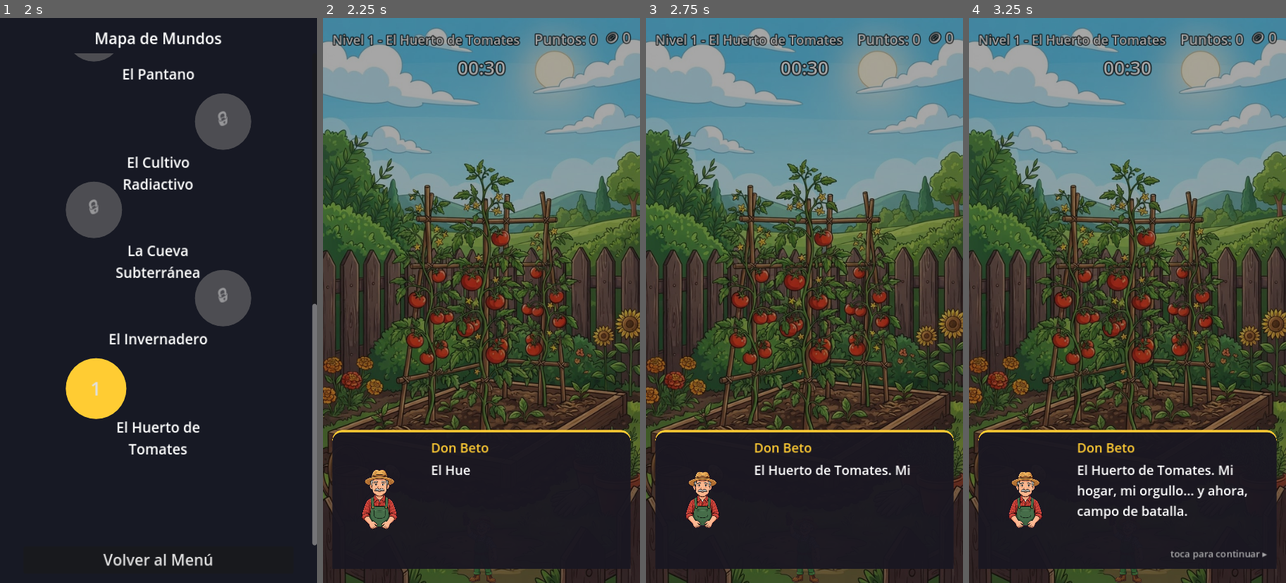
Above: before the commit, frames 1-4 (left to right).
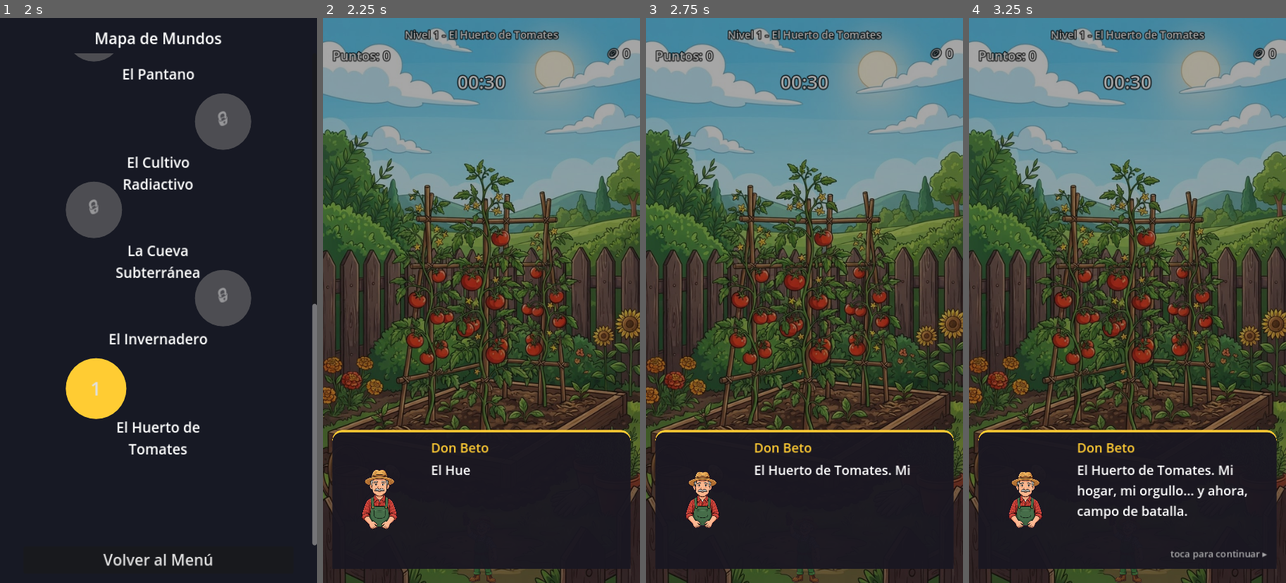
Above: after the commit, the same moments.

Repository: Nitanzw/Mikumemoria
Game: Godot game, scene res://scenes/story/story_intro.tscn
The game is run twice, just before and just after one commit, with the same random seed, the same clock (stepped at 60 frames per second) and the same inputs.
Inputs (mouse positions are in pixels of both pictures, inside the frame that each line leads up to):
- Up to frame 1 (2 s): click "Saltar ▸" at 0.5 s; click "Jugar" at 1.25 s
- Up to frame 2 (2.25 s): click "1" at 2 s
- Up to frame 3 (2.75 s): no input
- Up to frame 4 (3.25 s): move the mouse to (1197, 272) at 2.77 s; click (1197, 272) at 2.92 s

Frame 1 is identical in both runs. In frame 2, 2.6% of the frame differs, in the area x 2-98%, y 2-13%; in frame 3, 2.6%; in frame 4, 2.6%.

Commit message:
Ajustar a pantalla completa y agregar feedback de golpe
Ajuste a pantalla: stretch/aspect pasa de "keep" a "expand". Con "keep",
en un celular 19.5:9 el viewport de diseño (540x960, 9:16) quedaba
letterboxeado con franjas negras arriba y abajo. Como con "expand" el
viewport crece en alto, el fondo y Don Beto ya no pueden estar en
coordenadas fijas: _setup_background() escala el fondo en modo "cover"
contra el viewport real y reubica a Don Beto contra el borde de abajo.

HUD: el nombre del nivel se iba de los 540px al compartir fila con
puntos y monedas. Ahora va en su propia línea centrada, y debajo una
fila con puntos (izquierda) y monedas (derecha). El clip_text en el
label de monedas le dejaba el ancho mínimo en 0 dentro del HBox y lo
aplastaba contra el borde, así que se sacó.

Feedback de golpe (pedido al testear):
- WeaponStrike: el arma equipada baja, se achata en el impacto y se
  levanta en el punto del tap. El sprite sale de WeaponSystem, así que
  siempre se ve el arma realmente equipada, escalada según su radio.
- SplatEffect: salpicadura con gotas al aplastar un insecto, dibujada
  con _draw() y coloreada según Insect.SPLAT_COLORS por tipo de bicho.
- SFX "splat" (CC0 de Kenney, impactSoft) al morir un insecto.

WeaponStrike.play() resuelve su Sprite2D a mano si @onready todavía no
corrió, en vez de romper con un acceso sobre null.

Diff:
--- a/project.godot
+++ b/project.godot
@@ -36,7 +36,7 @@
 window/size/viewport_width=540
 window/size/viewport_height=960
 window/stretch/mode="canvas_items"
-window/stretch/aspect="keep"
+window/stretch/aspect="expand"
 window/handheld/orientation=1
 window/energy_saving/keep_screen_on=true
 
--- /dev/null
+++ b/scenes/effects/splat_effect.tscn
@@ -0,0 +1,7 @@
+[gd_scene load_steps=2 format=3]
+
+[ext_resource type="Script" path="res://scripts/effects/splat_effect.gd" id="1"]
+
+[node name="SplatEffect" type="Node2D"]
+z_index = 5
+script = ExtResource("1")
--- /dev/null
+++ b/scenes/effects/weapon_strike.tscn
@@ -0,0 +1,9 @@
+[gd_scene load_steps=2 format=3]
+
+[ext_resource type="Script" path="res://scripts/effects/weapon_strike.gd" id="1"]
+
+[node name="WeaponStrike" type="Node2D"]
+z_index = 12
+script = ExtResource("1")
+
+[node name="Sprite2D" type="Sprite2D" parent="."]
--- a/scenes/ui/hud.tscn
+++ b/scenes/ui/hud.tscn
@@ -12,6 +12,7 @@
 anchor_top = 0.0
 anchor_right = 1.0
 anchor_bottom = 1.0
+mouse_filter = 2
 theme_override_constants/margin_left = 16
 theme_override_constants/margin_top = 16
 theme_override_constants/margin_right = 16
@@ -19,38 +20,46 @@
 
 [node name="VBox" type="VBoxContainer" parent="Margin"]
 layout_mode = 2
-theme_override_constants/separation = 4
+mouse_filter = 2
+theme_override_constants/separation = 2
 
-[node name="TopRow" type="HBoxContainer" parent="Margin/VBox"]
+[node name="LevelLabel" type="Label" parent="Margin/VBox"]
 layout_mode = 2
-theme_override_constants/separation = 12
-
-[node name="LevelLabel" type="Label" parent="Margin/VBox/TopRow"]
-layout_mode = 2
-size_flags_horizontal = 3
-theme_override_font_sizes/font_size = 22
+mouse_filter = 2
+horizontal_alignment = 1
+autowrap_mode = 2
+theme_override_font_sizes/font_size = 18
 theme_override_constants/outline_size = 6
 theme_override_colors/font_outline_color = Color(0, 0, 0, 0.85)
 text = "Nivel 1 - El Huerto de Tomates"
 
+[node name="TopRow" type="HBoxContainer" parent="Margin/VBox"]
+layout_mode = 2
+mouse_filter = 2
+theme_override_constants/separation = 8
+
 [node name="ScoreLabel" type="Label" parent="Margin/VBox/TopRow"]
 layout_mode = 2
-horizontal_alignment = 2
-theme_override_font_sizes/font_size = 24
+size_flags_horizontal = 3
+mouse_filter = 2
+clip_text = true
+theme_override_font_sizes/font_size = 22
 theme_override_constants/outline_size = 6
 theme_override_colors/font_outline_color = Color(0, 0, 0, 0.85)
 text = "Puntos: 0"
 
 [node name="CoinsLabel" type="Label" parent="Margin/VBox/TopRow"]
 layout_mode = 2
+mouse_filter = 2
 horizontal_alignment = 2
-theme_override_font_sizes/font_size = 24
+theme_override_font_sizes/font_size = 22
 theme_override_constants/outline_size = 6
 theme_override_colors/font_outline_color = Color(0, 0, 0, 0.85)
 text = "🪙 0"
 
 [node name="ComboLabel" type="Label" parent="Margin/VBox"]
 layout_mode = 2
+mouse_filter = 2
 horizontal_alignment = 1
 visible = false
 theme_override_font_sizes/font_size = 30
@@ -61,6 +70,7 @@
 
 [node name="TimeLabel" type="Label" parent="Margin/VBox"]
 layout_mode = 2
+mouse_filter = 2
 horizontal_alignment = 1
 theme_override_font_sizes/font_size = 32
 theme_override_constants/outline_size = 7
--- a/scripts/core/game_level.gd
+++ b/scripts/core/game_level.gd
@@ -16,6 +16,7 @@
 @onready var spawn_timer: Timer = $SpawnTimer
 @onready var hud = $HUD
 @onready var level_complete_ui = $LevelComplete
+@onready var don_beto_sprite: Sprite2D = $Player/DonBetoSprite
 
 var level_config: Dictionary = {}
 var time_remaining: float = 30.0
@@ -108,9 +109,28 @@
 		AudioManager.play_music("level_theme_1")
 
 func _setup_background() -> void:
+	# Con stretch/aspect="expand" el viewport real es más alto que los
+	# 540x960 de diseño (en un celular 19.5:9 son ~540x1170), así que el
+	# fondo y Don Beto no pueden quedar en coordenadas fijas: se escalan
+	# y reubican contra el tamaño real para que no queden huecos ni un
+	# Don Beto flotando en el medio de la pantalla.
 	var path: String = level_config.get("background", "")
 	if background and path != "" and ResourceLoader.exists(path):
 		background.texture = load(path)
+
+	var view_size := get_viewport_rect().size
+
+	if background and background.texture:
+		var tex_size := background.texture.get_size()
+		if tex_size.x > 0.0 and tex_size.y > 0.0:
+			# "cover": la escala más grande de las dos, así siempre tapa
+			# todo el viewport aunque sobre por un lado.
+			var cover: float = maxf(view_size.x / tex_size.x, view_size.y / tex_size.y)
+			background.scale = Vector2(cover, cover)
+		background.position = view_size / 2.0
+
+	if don_beto_sprite:
+		don_beto_sprite.position = Vector2(view_size.x / 2.0, view_size.y - 60.0)
 
 func _on_spawn_timer_timeout() -> void:
 	if level_ended:
--- a/scripts/core/insect.gd
+++ b/scripts/core/insect.gd
@@ -21,6 +21,18 @@
 const WANDER_MAX := 1.4
 const LIFETIME := 7.0
 const SCREEN_MARGIN := 100.0
+
+const SplatEffectScene := preload("res://scenes/effects/splat_effect.tscn")
+
+## Color de la salpicadura por tipo de insecto (se usa al aplastarlo).
+## Si un tipo no está acá, cae en el verde genérico de SplatEffect.
+const SPLAT_COLORS := {
+	"hormiga_obrera": Color(0.42, 0.26, 0.13),
+	"cucaracha_electrica": Color(0.88, 0.78, 0.20),
+	"escarabajo_blindado": Color(0.34, 0.44, 0.55),
+	"mosca_pesada": Color(0.30, 0.30, 0.33),
+	"grillo_saltarin": Color(0.35, 0.65, 0.25),
+}
 
 @export var insect_type: String = "hormiga_obrera"
 @export var speed_mult: float = 1.0
@@ -153,9 +165,23 @@
 	is_dead = true
 	can_be_hit = false
 
+	spawn_splat()
+	AudioManager.play_sfx("splat")
 	play_death_animation()
 	GameManager.add_coins(coin_reward)
 	GameManager.on_insect_hit(self)
+
+## Salpicadura en el lugar donde murió. Se agrega a la escena actual (no
+## como hijo) porque el insecto se libera enseguida y se llevaría el
+## efecto con él.
+func spawn_splat() -> void:
+	var splat := SplatEffectScene.instantiate() as SplatEffect
+	var parent := get_tree().current_scene
+	if not parent:
+		return
+	parent.add_child(splat)
+	splat.global_position = global_position
+	splat.play(SPLAT_COLORS.get(insect_type, Color(0.45, 0.62, 0.22)), 1.6)
 
 func play_hit_animation() -> void:
 	if animation_player and animation_player.has_animation("hit"):
--- a/scripts/core/player.gd
+++ b/scripts/core/player.gd
@@ -8,6 +8,7 @@
 const TAUNT_RADIUS := 300.0
 
 const HitEffectScene := preload("res://scenes/effects/hit_effect.tscn")
+const WeaponStrikeScene := preload("res://scenes/effects/weapon_strike.tscn")
 
 var total_hits: int = 0
 var total_misses: int = 0
@@ -23,6 +24,7 @@
 	var damage := GameManager.get_weapon_damage()
 
 	spawn_hit_effect(tap_position, radius)
+	spawn_weapon_strike(tap_position, radius)
 
 	var results := _query_circle(tap_position, radius, INSECT_LAYER_MASK)
 
@@ -49,6 +51,15 @@
 	get_tree().current_scene.add_child(effect)
 	effect.global_position = tap_position
 	effect.play(radius)
+
+## Muestra el arma equipada golpeando en el punto del tap. Se dispara en
+## todos los taps (acierte o no), así el golpe se siente físico incluso
+## cuando se falla.
+func spawn_weapon_strike(tap_position: Vector2, radius: float) -> void:
+	var strike := WeaponStrikeScene.instantiate() as WeaponStrike
+	get_tree().current_scene.add_child(strike)
+	strike.global_position = tap_position
+	strike.play(GameManager.equipped_weapon, radius)
 
 func _query_circle(pos: Vector2, radius: float, mask: int) -> Array:
 	var space_state := get_world_2d().direct_space_state
--- /dev/null
+++ b/scripts/effects/splat_effect.gd
@@ -0,0 +1,60 @@
+class_name SplatEffect
+extends Node2D
+
+## Salpicadura al aplastar un insecto: una mancha central que se estira
+## de golpe y varias gotas que salen disparadas en direcciones al azar y
+## se van frenando. Todo dibujado con _draw() (nada de sprites nuevos),
+## así que el color se puede adaptar al insecto que murió.
+
+const DROPLET_COUNT_MIN := 6
+const DROPLET_COUNT_MAX := 10
+const DURATION := 0.45
+
+var _color: Color = Color(0.45, 0.62, 0.22)
+var _progress: float = 0.0
+var _blob_radius: float = 16.0
+var _droplets: Array = []  # cada una: {dir: Vector2, dist: float, radius: float}
+
+func play(splat_color: Color = Color(0.45, 0.62, 0.22), scale_hint: float = 1.0) -> void:
+	_color = splat_color
+	_blob_radius = 16.0 * scale_hint
+	_progress = 0.0
+	_droplets.clear()
+
+	var count := randi_range(DROPLET_COUNT_MIN, DROPLET_COUNT_MAX)
+	for i in range(count):
+		var angle := randf() * TAU
+		_droplets.append({
+			"dir": Vector2(cos(angle), sin(angle)),
+			"dist": randf_range(26.0, 58.0) * scale_hint,
+			"radius": randf_range(2.5, 6.0) * scale_hint,
+		})
+
+	queue_redraw()
+
+	var tween := create_tween()
+	tween.tween_method(_set_progress, 0.0, 1.0, DURATION).set_trans(Tween.TRANS_QUART).set_ease(Tween.EASE_OUT)
+	tween.tween_callback(queue_free)
+
+func _set_progress(value: float) -> void:
+	_progress = value
+	queue_redraw()
+
+func _draw() -> void:
+	# La mancha crece rápido al principio y después se desvanece; las
+	# gotas viajan hacia afuera con la misma curva, encogiéndose.
+	var fade: float = 1.0 - _progress
+	var alpha: float = clampf(fade * 1.4, 0.0, 1.0)
+
+	var blob_scale: float = 1.0 + _progress * 0.9
+	var blob_color := Color(_color.r, _color.g, _color.b, alpha * 0.85)
+	# Elipse achatada: sugiere "aplastado contra el piso".
+	draw_set_transform(Vector2.ZERO, 0.0, Vector2(blob_scale, blob_scale * 0.62))
+	draw_circle(Vector2.ZERO, _blob_radius, blob_color)
+	draw_set_transform(Vector2.ZERO, 0.0, Vector2.ONE)
+
+	for droplet in _droplets:
+		var offset: Vector2 = droplet["dir"] * droplet["dist"] * _progress
+		var r: float = droplet["radius"] * fade
+		if r > 0.2:
+			draw_circle(offset, r, Color(_color.r, _color.g, _color.b, alpha))
--- /dev/null
+++ b/scripts/effects/weapon_strike.gd
@@ -0,0 +1,64 @@
+class_name WeaponStrike
+extends Node2D
+
+## El arma equipada apareciendo en el lugar del tap: baja de golpe,
+## aplasta (se achata un instante) y se va hacia arriba desvaneciéndose.
+## Usa el sprite que ya define WeaponSystem.WEAPONS, así el arma que se
+## ve es siempre la que está equipada de verdad.
+
+const DROP_HEIGHT := 90.0
+const BASE_SIZE := 96.0
+
+@onready var sprite: Sprite2D = $Sprite2D
+
+func play(weapon_name: String, radius: float) -> void:
+	# `sprite` viene de @onready, que recién se asigna cuando el nodo
+	# entra al árbol. Si play() se llama antes de eso (o desde un
+	# contexto donde _ready quedó diferido), lo resolvemos a mano en vez
+	# de reventar con un acceso sobre null.
+	if sprite == null:
+		sprite = get_node_or_null("Sprite2D")
+	if sprite == null:
+		queue_free()
+		return
+
+	var data: Dictionary = WeaponSystem.get_weapon_data(weapon_name)
+	var path: String = data.get("sprite", "")
+	if path == "" or not ResourceLoader.exists(path):
+		queue_free()
+		return
+
+	var texture: Texture2D = load(path)
+	sprite.texture = texture
+
+	# El arma se dibuja proporcional al radio de golpe: un matamoscas de
+	# radio 80 se ve más grande que el zapato de radio 50.
+	var tex_size := texture.get_size()
+	var target: float = BASE_SIZE * (radius / 50.0)
+	var base_scale: float = target / maxf(tex_size.x, tex_size.y)
+
+	# Entra inclinada y desde arriba, como si cayera sobre el bicho.
+	sprite.position = Vector2(0.0, -DROP_HEIGHT)
+	sprite.rotation = -0.5
+	sprite.scale = Vector2(base_scale, base_scale)
+	sprite.modulate = Color(1, 1, 1, 0)
+
+	var tween := create_tween()
+
+	# 1. Caída rápida hasta el punto del tap.
+	tween.set_parallel(true)
+	tween.tween_property(sprite, "position", Vector2.ZERO, 0.08).set_trans(Tween.TRANS_QUAD).set_ease(Tween.EASE_IN)
+	tween.tween_property(sprite, "rotation", 0.0, 0.08)
+	tween.tween_property(sprite, "modulate:a", 1.0, 0.05)
+
+	# 2. Impacto: se achata contra el suelo un instante.
+	tween.chain().tween_property(sprite, "scale", Vector2(base_scale * 1.18, base_scale * 0.78), 0.06)
+	tween.chain().tween_property(sprite, "scale", Vector2(base_scale, base_scale), 0.07)
+
+	# 3. Se levanta y desaparece.
+	tween.chain().set_parallel(true)
+	tween.tween_property(sprite, "position", Vector2(0.0, -DROP_HEIGHT * 0.7), 0.16).set_trans(Tween.TRANS_QUAD).set_ease(Tween.EASE_OUT)
+	tween.tween_property(sprite, "rotation", -0.35, 0.16)
+	tween.tween_property(sprite, "modulate:a", 0.0, 0.16)
+
+	tween.chain().tween_callback(queue_free)
--- a/scripts/ui/hud.gd
+++ b/scripts/ui/hud.gd
@@ -2,7 +2,7 @@
 
 ## HUD de la partida: nivel, puntuación, monedas, combo y tiempo restante.
 
-@onready var level_label: Label = $Margin/VBox/TopRow/LevelLabel
+@onready var level_label: Label = $Margin/VBox/LevelLabel
 @onready var score_label: Label = $Margin/VBox/TopRow/ScoreLabel
 @onready var coins_label: Label = $Margin/VBox/TopRow/CoinsLabel
 @onready var combo_label: Label = $Margin/VBox/ComboLabel
Not shown, added: assets/sounds/sfx/splat.ogg.import
Not shown, added: scripts/effects/splat_effect.gd.uid
Not shown, added: scripts/effects/weapon_strike.gd.uid
Not shown, changed: README.md
Not shown, added: assets/sounds/sfx/splat.ogg
Not shown, changed: dist/README.md
Not shown, changed: dist/invasion_huerto_demo.apk
